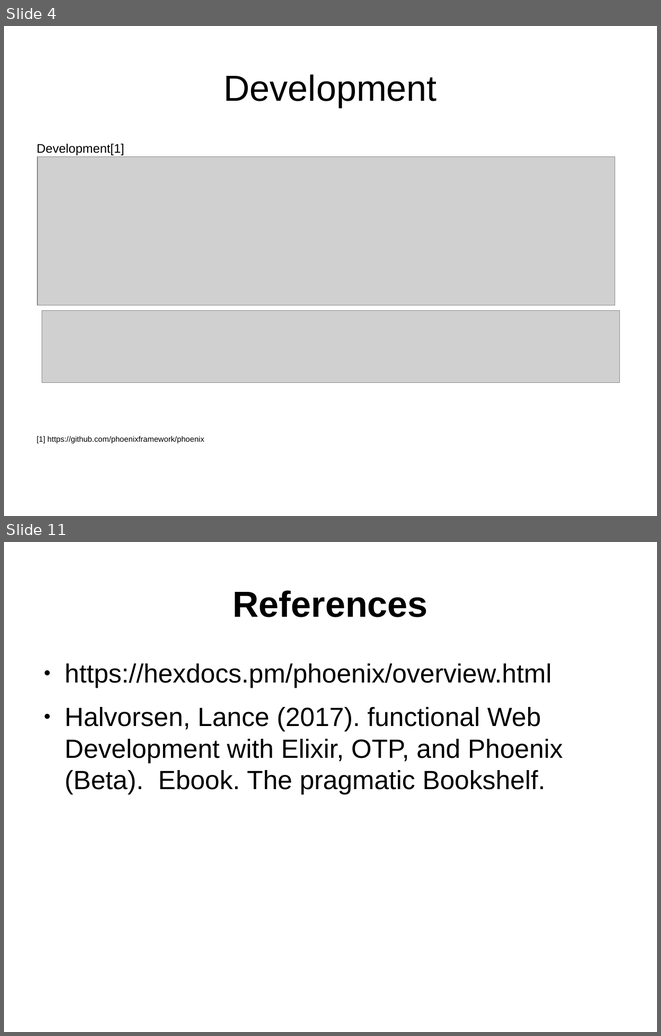
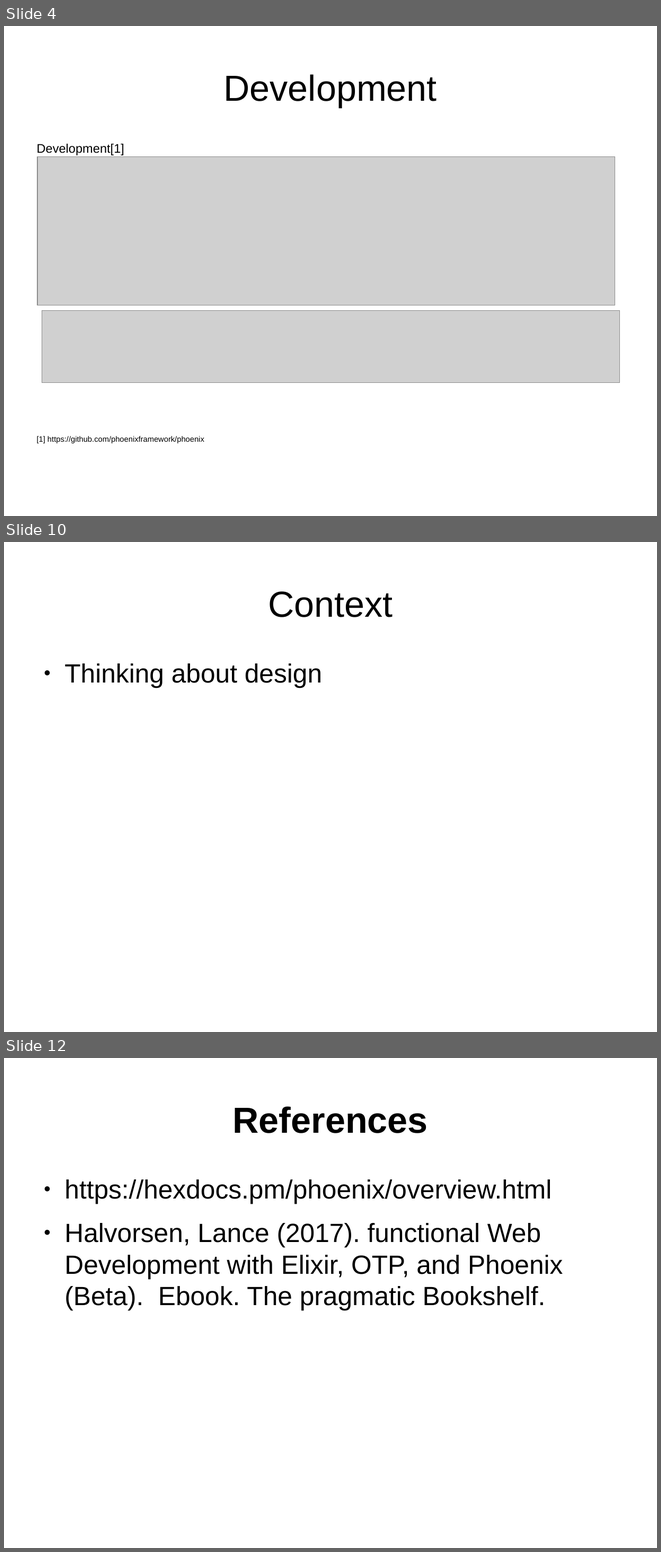
Before and after one commit to ramortegui/talks, a slide deck: phoenix-basics.odp. Shown one above the other, each under a label of ours: slides 4 and 11 before the commit, slides 4, 10 and 12 after it; the slides between them are not shown. The pictures are 661x1036 and 661x1552 pixels, drawn with LibreOffice and Linux fonts; fonts in the diff are those of the drawing; grey boxes stand for pictures. Boxes give left, top, right and bottom in pixels: in the first picture for what was removed or moved away, otherwise in the second. Text is boxed around its words. In the diff, an @@ line names an element or a change of style, - is before the commit and + after.

```diff
--- a/phoenix-basics.odp
+++ b/phoenix-basics.odp
@@ slide 10 added at <box>4,542,657,1032</box>, background #FFFFFF @@
@@ title added at <box>268,591,392,617</box>, 44 pt, text #000000 @@
+Context
@@ text added at <box>64,663,322,688</box>, 32 pt, text #000000 @@
+● Thinking about design
@@ what was slide 11 is now slide 12 @@
```
Also in this commit, not shown: 2 slides changed, 5 other slides added, 5 slides removed.
